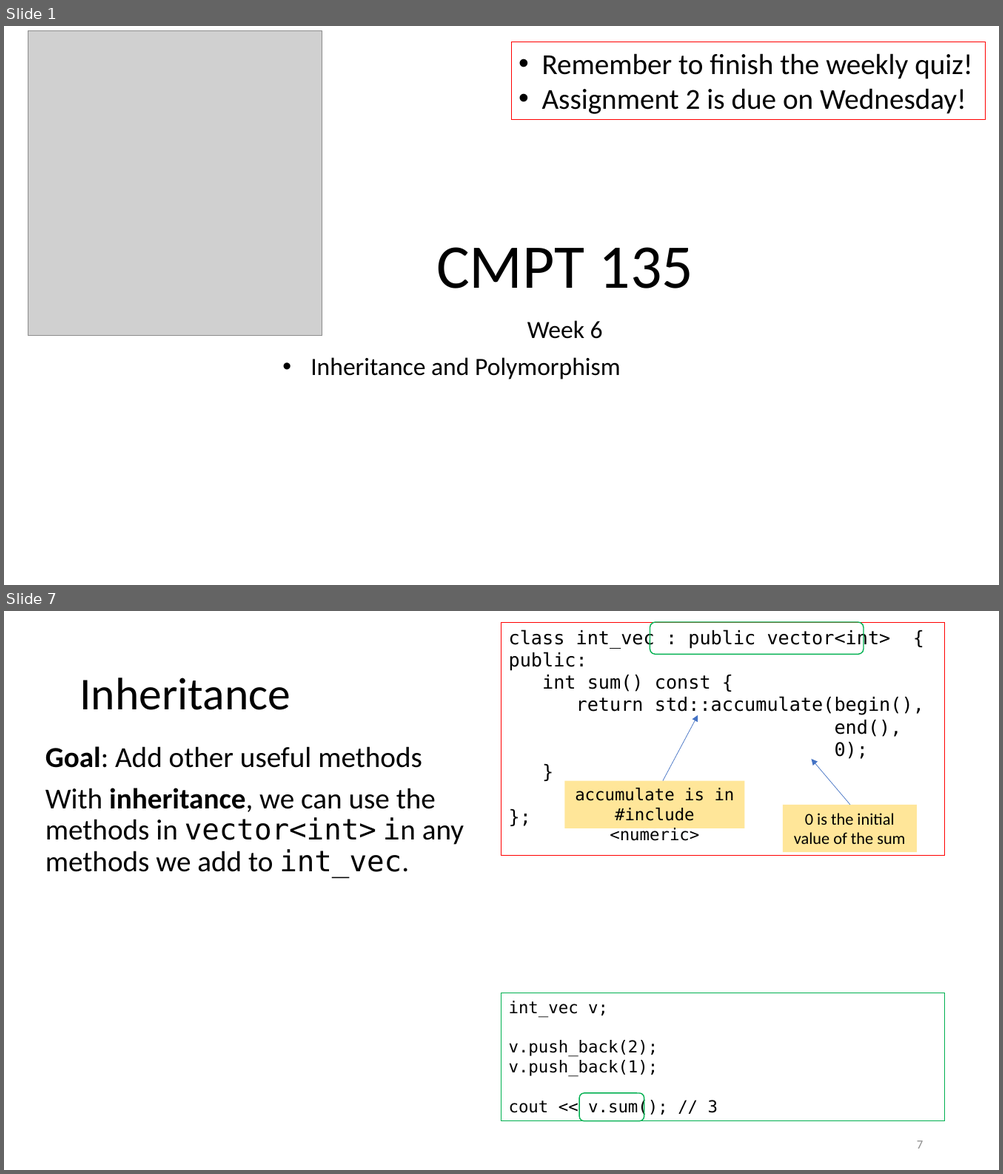
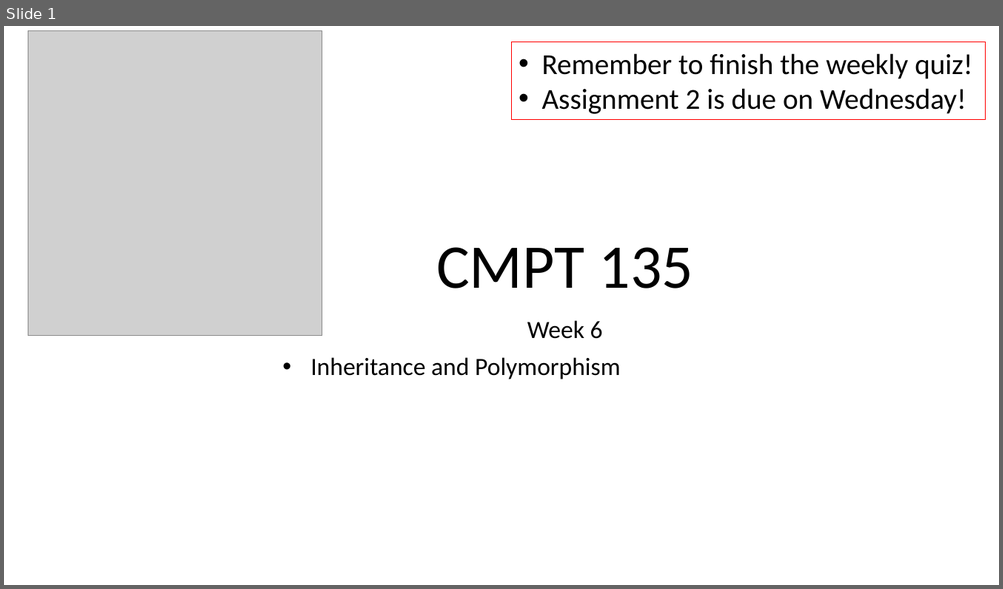
Before and after one commit to tjd1234/cmpt135spring2024, a slide deck: sample_code/week8/week8_cmpt135.pptx. Shown one above the other, each under a label of ours: slides 1 and 7 before the commit, slide 1 after it; the slides between them are not shown. The pictures are 1003x1174 and 1003x589 pixels, drawn with LibreOffice and Linux fonts; fonts in the diff are those of the drawing; grey boxes stand for pictures. Boxes give left, top, right and bottom in pixels: in the first picture for what was removed or moved away, otherwise in the second. Text is boxed around its words. In the diff, an @@ line names an element or a change of style, - is before the commit and + after.

```diff
--- a/sample_code/week8/week8_cmpt135.pptx
+++ b/sample_code/week8/week8_cmpt135.pptx
@@ slide 7 removed at <box>4,611,999,1170</box>, background #FFFFFF @@
@@ rectangle removed at <box>501,622,944,856</box> @@
-class int_vec : public vector<int> {
-public:
-int sum() const {
-return std::accumulate(begin(),
-end(),
-0);
-}
-};
@@ rounded rectangle removed at <box>650,622,864,654</box> @@
@@ title removed at <box>79,678,290,710</box> @@
-Inheritance
@@ arrow removed from (663, 781) to (698, 715) @@
@@ text removed at <box>45,746,464,878</box> @@
-Goal: Add other useful methods
-With inheritance, we can use the methods in vector<int> in any methods we add to int_vec.
@@ arrow removed from (850, 805) to (811, 759) @@
@@ rectangle removed at <box>564,781,744,829</box> @@
-accumulate is in #include <numeric>
@@ rectangle removed at <box>782,805,916,853</box> @@
-0 is the initial value of the sum
@@ rectangle removed at <box>501,994,944,1122</box> @@
-int_vec v;
-v.push_back(2);
-v.push_back(1);
-cout << v.sum(); // 3
@@ rounded rectangle removed at <box>579,1093,644,1122</box> @@
@@ page number removed at <box>916,1141,922,1149</box> @@
-7
```
Also in this commit, not shown: 2 slides changed, 39 slides added, 18 other slides removed, 3 other files.
